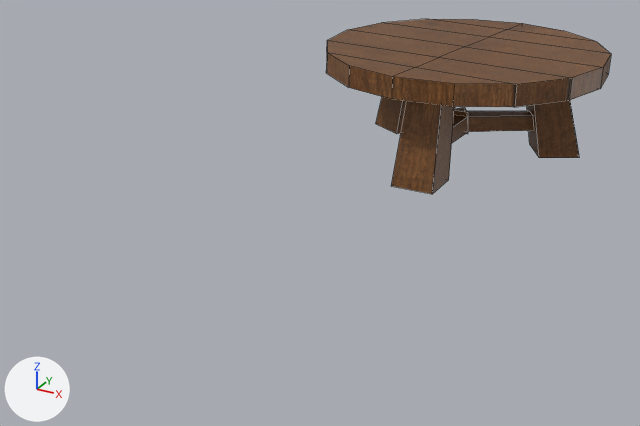
Renders of the FBX model Assets/Models/Livingroom_Stuffs/Livingroom_Table_3.fbx from each side of a commit.
Rendered twice from a 50 mm camera at (1.46, -2.21, 1.52) aimed at (-0.15, 0.72, 0.06). Arrows for +X, +Y and +Z are at lower left; the lights stay in place. The first picture is the older version. Mesh edges are drawn as thin lines. Where no turn or scale is listed for an object, it has been applied to the vertices.

In view in the first picture: 'Livingroom_Table_3'.
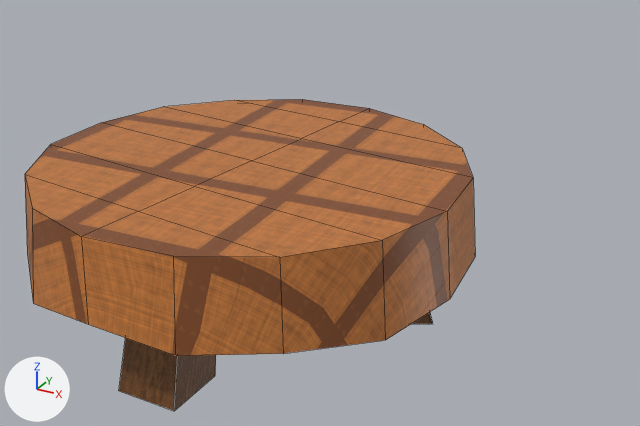
Pixel boxes [x1, y1, x2, y2] of what changed, in the pictures (640 x 426 px):
'Livingroom_Table_3', reshaped, moved (58% wider, 78% taller)
    before: [326, 19, 611, 194]
    after: [25, 99, 475, 411]
part 1 of me_livingroom_table_3_001, added (brown)
    after: [25, 99, 475, 356]

The edits, one by one:
Picture 'floor_mat_albedo.png' (img_floor_mat_albedo_png) is new.
Material 'Sofa_Furniture' (mat_sofa_furniture) is new.
Uses the picture img_floor_mat_albedo_png.
Uses the picture img_wood_stylize_furniture_normal_png.
Uses the picture img_wood_stylize_furniture_roughness_png.
me_livingroom_table_3_001 is used by ob_livingroom_table_3; location (0.028, 1.846, 0.0).
me_livingroom_table_3_001 had 90 vertices, 78 faces and spanned x -0.673..0.673, y -0.673..0.673, z -0.001..0.533.
me_livingroom_table_3_001 now has 127 vertices, 106 faces and spans x -0.712..0.713, y -0.707..0.71, z -0.001..0.547.
me_livingroom_table_3_001 part 1: a new loose piece of 37 vertices spanning x -0.712..0.713, y -0.707..0.71, z 0.247..0.547, in mat_sofa_furniture.
me_livingroom_table_3_001 gains material mat_sofa_furniture.
Object 'Livingroom_Table_3' (ob_livingroom_table_3) moves from (0.028, 1.846, 0.0) to (0.0, 0.0, 0.0).
